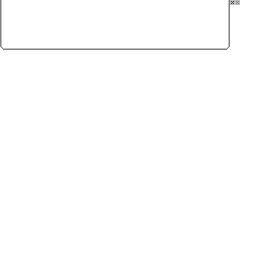
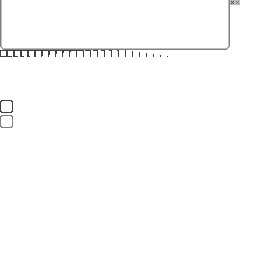
Two versions of the same layered image (256x256). Layer-by-layer changes:
added layer "Pasted Layer" above "Layer #2" over [0, 50, 168, 57]
added layer "Layer #2" above "Layer #1" over [0, 100, 13, 128]
